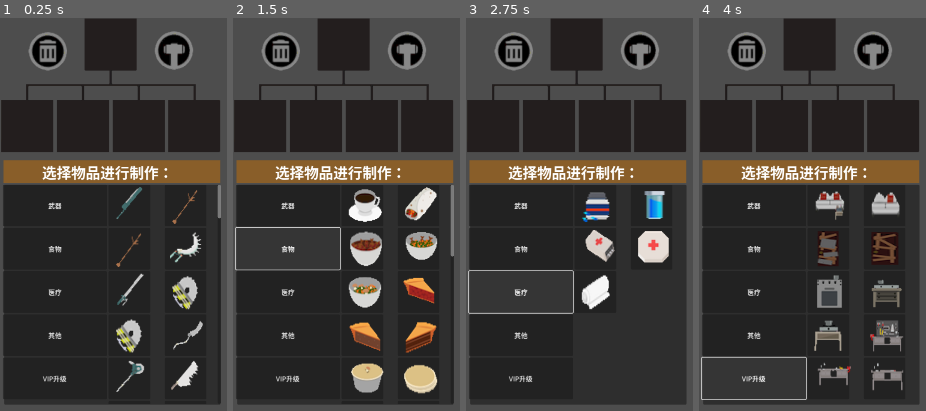
Above: before the commit, frames 1-4 (left to right).
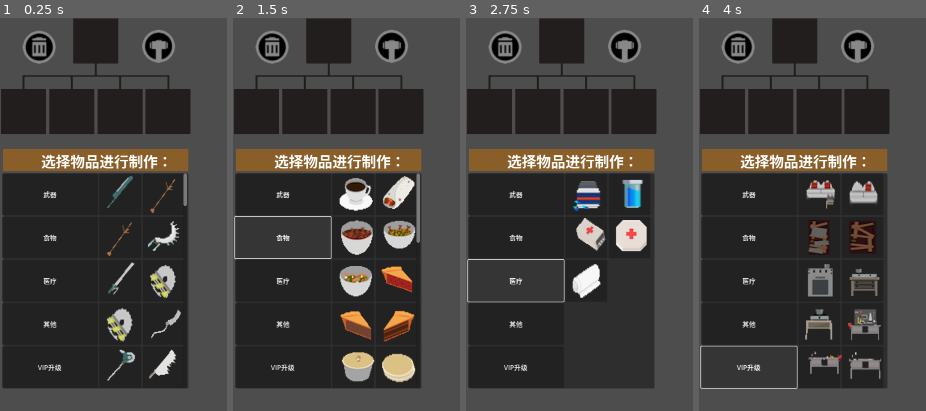
Above: after the commit, the same moments.

Repository: alien10086/sky_hill_godot
Game: Godot game, scene res://scenes/craft/work_bench.tscn
Two runs of this game, one before a commit and one after it. Both use one fixed random seed, a clock stepped at 60 frames per second and the inputs below. The project has no main scene, so this scene is started directly.
Inputs:
- Up to frame 1 (0.25 s): no input
- Up to frame 2 (1.5 s): click "武器" at 0.5 s; click "食物" at 1.25 s
- Up to frame 3 (2.75 s): click "医疗" at 2 s
- Up to frame 4 (4 s): click "其他" at 2.75 s; click "VIP升级" at 3.5 s

The runs differ from the first frame. In frame 1, 37% of the frame differs, in the area x 0-98%, y 0-99%; in frame 2, 44%; in frame 3, 38%; in frame 4, 40%.

Commit message:
feat(backpack): 添加背包场景及功能
refactor(craft): 调整工作台UI布局和按钮大小
fix(inventory): 移除测试武器添加代码
style(craft): 优化合成界面元素位置和尺寸

Diff:
--- /dev/null
+++ b/scenes/backpack/backpack.gd
@@ -0,0 +1,8 @@
+extends Control
+@onready var work_bench: Control = $WorkBench
+@onready var inventory_area: Control = $InventoryArea
+
+
+func _ready() -> void:
+
+	pass
--- /dev/null
+++ b/scenes/backpack/backpack.tscn
@@ -0,0 +1,33 @@
+[gd_scene load_steps=4 format=3 uid="uid://buxpspgy0pbv4"]
+
+[ext_resource type="Script" uid="uid://cb3oxc5uvu75v" path="res://scenes/backpack/backpack.gd" id="1_5s35r"]
+[ext_resource type="PackedScene" uid="uid://cayomqmco00s0" path="res://scenes/craft/work_bench.tscn" id="1_u0lux"]
+[ext_resource type="PackedScene" uid="uid://8j0wfwtjjvh7" path="res://scenes/inventory/inventory_area.tscn" id="2_5s35r"]
+
+[node name="Backpack" type="Control"]
+layout_mode = 3
+anchors_preset = 15
+anchor_right = 1.0
+anchor_bottom = 1.0
+grow_horizontal = 2
+grow_vertical = 2
+script = ExtResource("1_5s35r")
+
+[node name="WorkBench" parent="." instance=ExtResource("1_u0lux")]
+layout_mode = 1
+anchors_preset = 0
+anchor_right = 0.0
+anchor_bottom = 0.0
+offset_left = 1344.0
+offset_top = 91.0
+offset_right = 1344.0
+offset_bottom = 91.0
+grow_horizontal = 1
+grow_vertical = 1
+
+[node name="InventoryArea" parent="." instance=ExtResource("2_5s35r")]
+layout_mode = 1
+offset_left = 452.0
+offset_top = 224.0
+offset_right = 452.0
+offset_bottom = 224.0
--- a/scenes/craft/craft_build_button.tscn
+++ b/scenes/craft/craft_build_button.tscn
@@ -18,7 +18,7 @@
 layout_mode = 0
 offset_right = 40.0
 offset_bottom = 40.0
-scale = Vector2(1.3, 1.3)
+scale = Vector2(1.12, 1.12)
 texture = ExtResource("2_2kitd")
 
 [connection signal="gui_input" from="." to="." method="_on_gui_input"]
--- a/scenes/craft/craft_delete_button.tscn
+++ b/scenes/craft/craft_delete_button.tscn
@@ -16,7 +16,7 @@
 layout_mode = 0
 offset_right = 40.0
 offset_bottom = 40.0
-scale = Vector2(1.3, 1.3)
+scale = Vector2(1.12, 1.12)
 texture = ExtResource("2_5nvs6")
 
 [connection signal="gui_input" from="." to="." method="_on_gui_input"]
--- a/scenes/craft/work_bench.tscn
+++ b/scenes/craft/work_bench.tscn
@@ -18,7 +18,7 @@
 
 [node name="WorkBranchTwoPart" parent="." instance=ExtResource("2_4ofyu")]
 layout_mode = 1
-offset_left = 7.0
-offset_top = 339.0
-offset_right = 7.0
-offset_bottom = 339.0
+offset_left = 5.0
+offset_top = 312.0
+offset_right = 5.0
+offset_bottom = 312.0
--- a/scenes/craft/work_branch_one_part.gd
+++ b/scenes/craft/work_branch_one_part.gd
@@ -6,6 +6,8 @@
 @onready var base_craft_item_3: BaseCraftItemUI = $BaseCraftItem3
 @onready var base_craft_item_4: BaseCraftItemUI = $BaseCraftItem4
 
+@onready var craft_build_button: Control = $CraftBuildButton
+@onready var craft_delete_button: Control = $CraftDeleteButton
 
 
 # 当前选中的合成配方
@@ -20,6 +22,29 @@
 	craft_manager = CraftManager.get_instance()
 	craft_manager.load_recipes()
 	inventory_manager = InventoryManage.get_instance()
+
+	craft_build_button.build_now_craft.connect(_on_build_now_craft)
+	craft_delete_button.delete_now_craft.connect(_on_delete_now_craft)
+
+func _on_delete_now_craft():
+	current_craft_data = null
+	hide_craft()
+
+
+func _on_build_now_craft():
+
+	if current_craft_data:
+
+		var can_craft_flag:bool = craft_manager.can_craft(current_craft_data, inventory_manager.get_all_items())
+		if can_craft_flag:
+			inventory_manager.add_item(current_craft_data.result_identity)
+			# TODO 这里需要增加 删除合成素材的能力
+
+
+
+
+	pass
+
 
 func _on_total_craft_item_selected(craft_data: CraftData):
 	hide_craft()
--- a/scenes/craft/work_branch_one_part.tscn
+++ b/scenes/craft/work_branch_one_part.tscn
@@ -8,72 +8,66 @@
 
 [node name="WorkBranchOnePart" type="Control"]
 layout_mode = 3
-anchors_preset = 15
-anchor_right = 1.0
-anchor_bottom = 1.0
-offset_right = -1379.0
-offset_bottom = -746.0
-grow_horizontal = 2
-grow_vertical = 2
+anchors_preset = 0
 script = ExtResource("1_nxood")
-
-[node name="CraftBuildButton" parent="." instance=ExtResource("1_lthlq")]
-layout_mode = 1
-offset_left = 368.0
-offset_top = 27.0
-offset_right = -72.0
-offset_bottom = -204.0
-
-[node name="CraftDeleteButton" parent="." instance=ExtResource("2_nxood")]
-layout_mode = 1
-offset_left = 66.0
-offset_top = 29.0
-offset_right = -377.0
-offset_bottom = -201.0
 
 [node name="TextureRect" type="TextureRect" parent="."]
 layout_mode = 0
 offset_right = 410.0
 offset_bottom = 253.0
-scale = Vector2(1.3, 1.3)
+scale = Vector2(1.125, 1.125)
 texture = ExtResource("3_okpty")
+
+[node name="CraftBuildButton" parent="." instance=ExtResource("1_lthlq")]
+layout_mode = 1
+offset_left = 338.0
+offset_top = 24.0
+offset_right = 338.0
+offset_bottom = 24.0
+
+[node name="CraftDeleteButton" parent="." instance=ExtResource("2_nxood")]
+layout_mode = 1
+offset_left = 52.0
+offset_top = 26.0
+offset_right = 52.0
+offset_bottom = 26.0
 
 [node name="resultCraftItem" parent="." instance=ExtResource("4_w64qy")]
 visible = false
 layout_mode = 1
-offset_left = 206.0
-offset_top = 3.0
-offset_right = -213.0
-offset_bottom = -211.0
+offset_left = 180.0
+offset_top = 4.0
+offset_right = 280.0
+offset_bottom = 104.0
 
 [node name="BaseCraftItem1" parent="." instance=ExtResource("4_w64qy")]
 visible = false
 layout_mode = 1
-offset_left = 4.0
-offset_top = 201.0
-offset_right = -419.0
-offset_bottom = -10.0
+offset_left = 5.0
+offset_top = 173.0
+offset_right = 105.0
+offset_bottom = 273.0
 
 [node name="BaseCraftItem2" parent="." instance=ExtResource("4_w64qy")]
 visible = false
 layout_mode = 1
-offset_left = 133.0
-offset_top = 199.0
-offset_right = -280.0
-offset_bottom = -11.0
+offset_left = 121.0
+offset_top = 172.5
+offset_right = 221.0
+offset_bottom = 272.5
 
 [node name="BaseCraftItem3" parent="." instance=ExtResource("4_w64qy")]
 visible = false
 layout_mode = 1
-offset_left = 273.0
-offset_top = 202.0
-offset_right = -146.0
-offset_bottom = -9.0
+offset_left = 238.0
+offset_top = 173.0
+offset_right = 338.0
+offset_bottom = 273.0
 
 [node name="BaseCraftItem4" parent="." instance=ExtResource("4_w64qy")]
 visible = false
 layout_mode = 1
-offset_left = 399.0
-offset_top = 198.0
-offset_right = -14.0
-offset_bottom = -12.0
+offset_left = 351.5
+offset_top = 174.0
+offset_right = 451.5
+offset_bottom = 274.0
--- a/scenes/craft/work_branch_two_part.tscn
+++ b/scenes/craft/work_branch_two_part.tscn
@@ -14,7 +14,7 @@
 layout_mode = 0
 offset_left = 2.0
 offset_top = 3.0
-offset_right = 522.0
+offset_right = 448.0
 offset_bottom = 57.0
 theme_override_styles/panel = SubResource("StyleBoxFlat_ixyo4")
 
@@ -34,49 +34,47 @@
 layout_mode = 0
 offset_left = 3.0
 offset_top = 62.0
-offset_right = 523.0
-offset_bottom = 591.0
+offset_right = 448.0
+offset_bottom = 579.0
 
 [node name="HBoxContainer" type="HBoxContainer" parent="."]
 layout_mode = 0
 offset_top = 62.0
-offset_right = 518.0
-offset_bottom = 589.0
+offset_right = 446.0
+offset_bottom = 579.0
 
 [node name="VBoxContainer" type="VBoxContainer" parent="HBoxContainer"]
 layout_mode = 2
 
 [node name="Button" type="Button" parent="HBoxContainer/VBoxContainer"]
-custom_minimum_size = Vector2(250, 100)
+custom_minimum_size = Vector2(230, 100)
 layout_mode = 2
 text = "武器"
 
 [node name="Button3" type="Button" parent="HBoxContainer/VBoxContainer"]
-custom_minimum_size = Vector2(250, 100)
+custom_minimum_size = Vector2(230, 100)
 layout_mode = 2
 text = "食物"
 
 [node name="Button2" type="Button" parent="HBoxContainer/VBoxContainer"]
-custom_minimum_size = Vector2(250, 100)
+custom_minimum_size = Vector2(230, 100)
 layout_mode = 2
 text = "医疗"
 
 [node name="Button4" type="Button" parent="HBoxContainer/VBoxContainer"]
-custom_minimum_size = Vector2(250, 100)
+custom_minimum_size = Vector2(230, 100)
 layout_mode = 2
 text = "其他"
 
 [node name="Button5" type="Button" parent="HBoxContainer/VBoxContainer"]
-custom_minimum_size = Vector2(250, 100)
+custom_minimum_size = Vector2(230, 100)
 layout_mode = 2
 text = "VIP升级"
 
 [node name="ScrollContainer" type="ScrollContainer" parent="HBoxContainer"]
-custom_minimum_size = Vector2(270, 0)
+custom_minimum_size = Vector2(210, 0)
 layout_mode = 2
 
 [node name="GridContainer" type="GridContainer" parent="HBoxContainer/ScrollContainer"]
 layout_mode = 2
-theme_override_constants/h_separation = 35
-theme_override_constants/v_separation = 4
 columns = 2
--- a/scenes/inventory/inventory_area.gd
+++ b/scenes/inventory/inventory_area.gd
@@ -32,7 +32,7 @@
 	# 初始化武器栏
 	_setup_weapon_slots()
 	# 添加测试武器
-	_add_test_weapons()
+	#_add_test_weapons()
 	# 初始显示库存物品
 	_update_inventory_display()
 
--- a/scenes/inventory/inventory_area.tscn
+++ b/scenes/inventory/inventory_area.tscn
@@ -10,11 +10,7 @@
 
 [node name="InventoryArea" type="Control"]
 layout_mode = 3
-anchors_preset = 15
-anchor_right = 1.0
-anchor_bottom = 1.0
-grow_horizontal = 2
-grow_vertical = 2
+anchors_preset = 0
 script = ExtResource("1_58t31")
 
 [node name="Panel" type="Panel" parent="."]
@@ -62,13 +58,14 @@
 
 [node name="LeftWeaponSlot" parent="." instance=ExtResource("3_r8sxk")]
 layout_mode = 1
-offset_top = 625.0
-offset_right = -1568.0
-offset_bottom = -333.0
+offset_left = 1.0
+offset_top = 644.0
+offset_right = 1.0
+offset_bottom = 644.0
 
 [node name="RightWeaponSlot" parent="." instance=ExtResource("5_1le48")]
 layout_mode = 1
-offset_left = 449.0
-offset_top = 627.0
-offset_right = -1116.0
-offset_bottom = -336.0
+offset_left = 452.0
+offset_top = 640.0
+offset_right = 452.0
+offset_bottom = 640.0
Not shown, added: scenes/backpack/backpack.gd.uid
